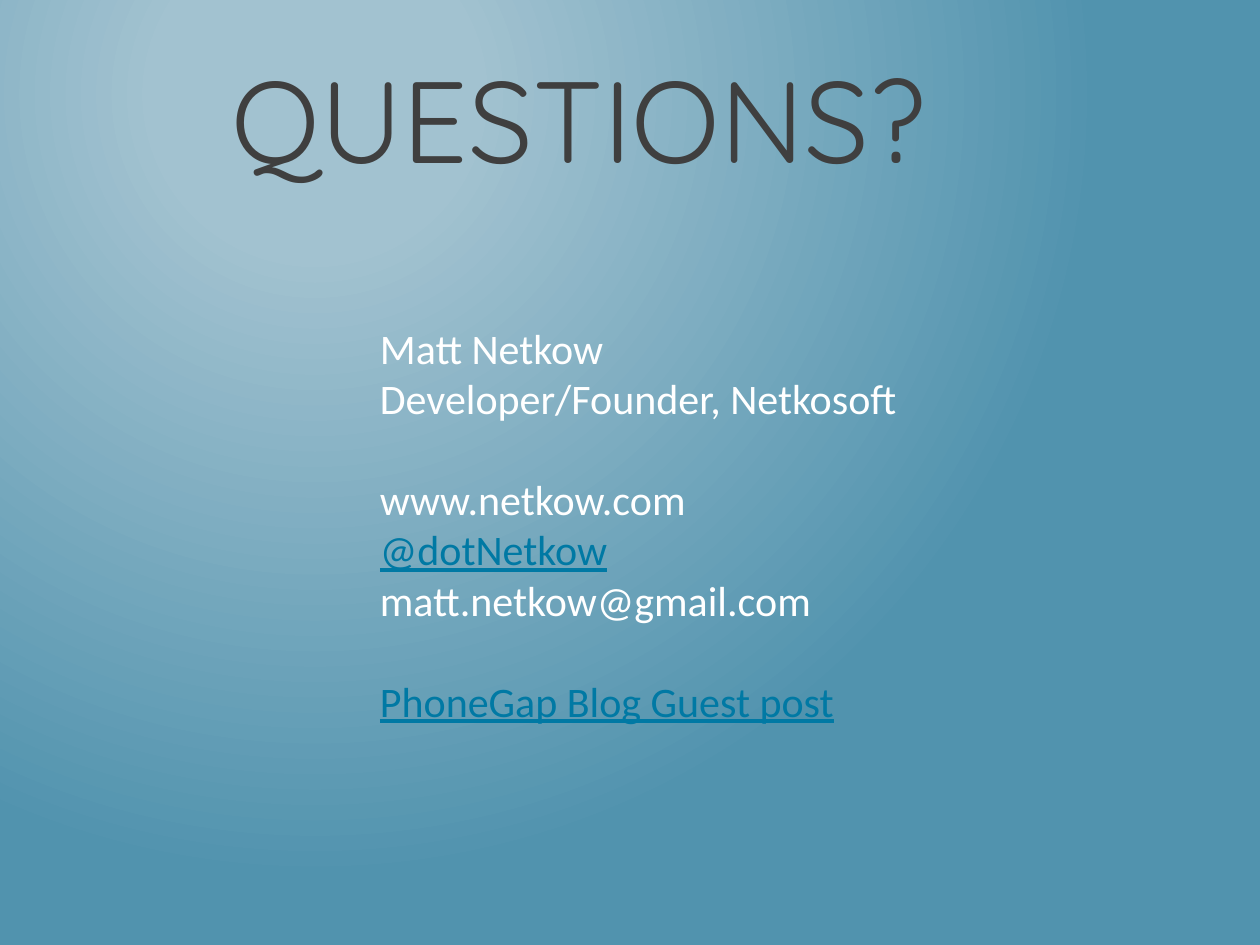
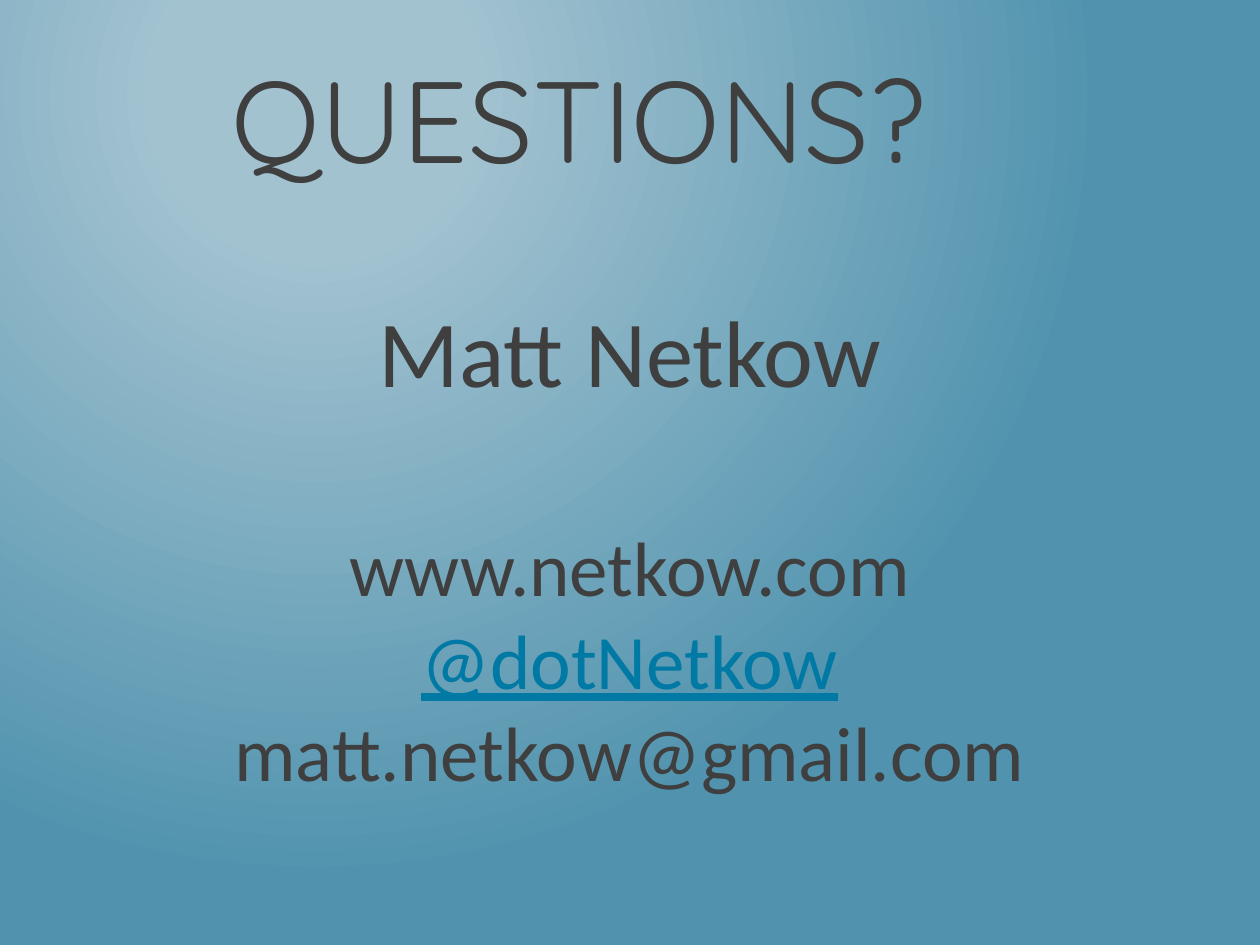
Before and after one commit to dotNetkow/Presentations, a slide deck: slide 32 of 2014-08-11 That Conference - Hybrid Apps/Building PhoneGap Mobile App w KendoUI.pptx (slide 29 before the commit). Drawn at 1260x945 pixels with LibreOffice and Linux fonts; fonts in the diff are those of the drawing. Boxes give left, top, right and bottom in pixels: in the first picture for what was removed or moved away, otherwise in the second. Text is boxed around its words. In the diff, an @@ line names an element or a change of style, - is before the commit and + after.

```diff
--- a/2014-08-11 That Conference - Hybrid Apps/Building PhoneGap Mobile App w KendoUI.pptx
+++ b/2014-08-11 That Conference - Hybrid Apps/Building PhoneGap Mobile App w KendoUI.pptx
@@ text "Matt Netkow": place and size @@
-text "Matt Netkow" at [380, 335, 896, 724]
+text "Matt Netkow" at [235, 321, 1025, 794]
@@ text "Matt Netkow" at [235, 321, 1025, 794]: size 24 to 54 pt in "Matt Netkow"; text colour #FFFFFF to #3F3F3F in "Matt Netkow", "www.netkow.com", "matt.netkow@gmail.com"; size 24 to 44 pt in "www.netkow.com", "@dotNetkow", "matt.netkow@gmail.com"; alignment left to centre @@
@@ text at [380, 385, 896, 421]: paragraph removed @@
-Developer/Founder, Netkosoft
@@ text at [380, 688, 834, 724]: paragraph removed @@
-PhoneGap Blog Guest post
```
Also in this commit, not shown: 17 other slides changed, 7 slides added, 4 slides removed, 1 other file.
